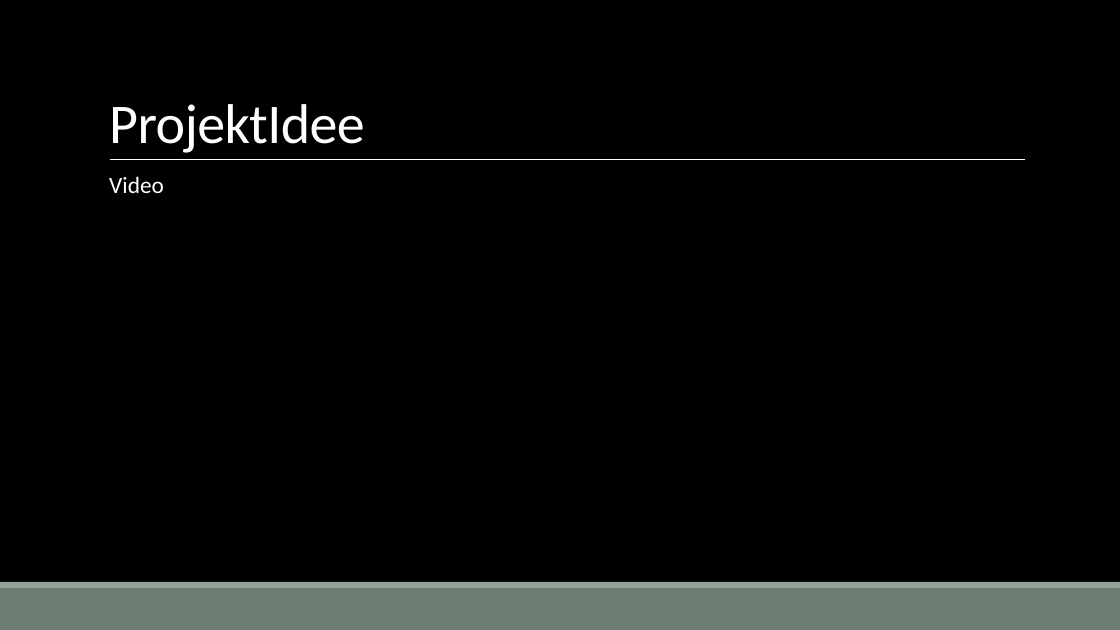
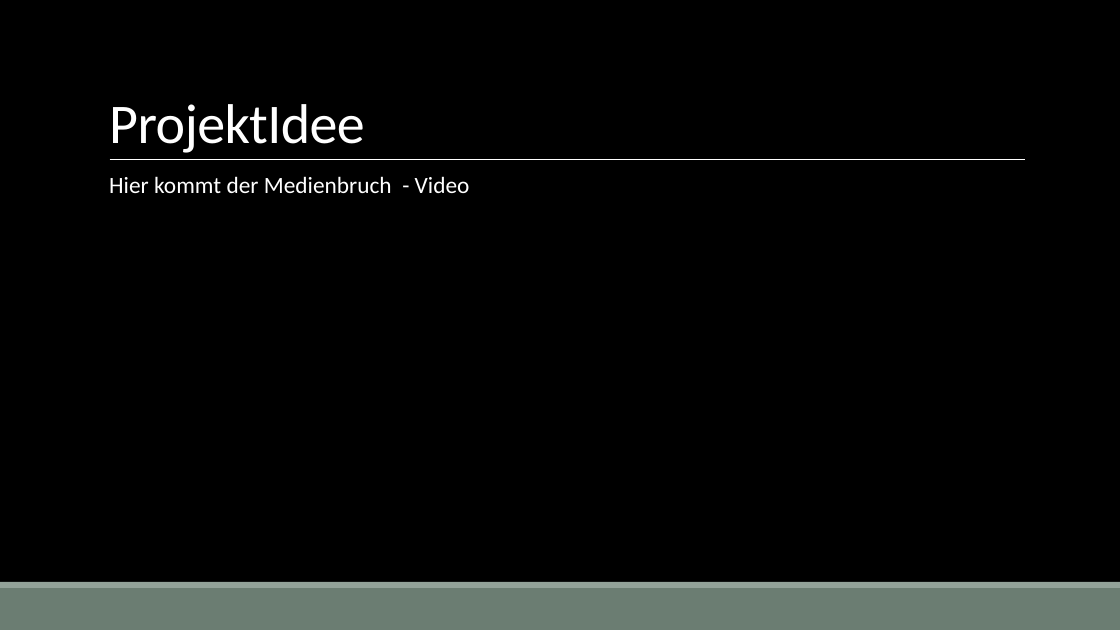
Before and after one commit to BeerBuddy/Mobis, a slide deck: slide 2 of Dokumente/Präsentation Final.pptx. Drawn at 1120x630 pixels with LibreOffice and Linux fonts; fonts in the diff are those of the drawing; background and template pictures are left out. Boxes give left, top, right and bottom in pixels: in the first picture for what was removed or moved away, otherwise in the second. Text is boxed around its words. In the diff, an @@ line names an element or a change of style, - is before the commit and + after.

```diff
--- a/Dokumente/Präsentation Final.pptx
+++ b/Dokumente/Präsentation Final.pptx
@@ text at (109,176,470,193): text changed @@
-  Video
+  Hier kommt der Medienbruch - Video
```
Also in this commit, not shown: 4 other slides changed, 2 slides added.
